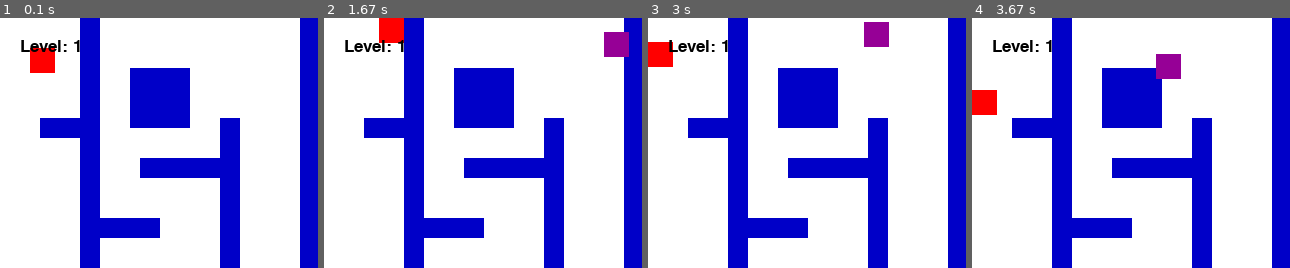
Above: before the commit, frames 1-4 (left to right).
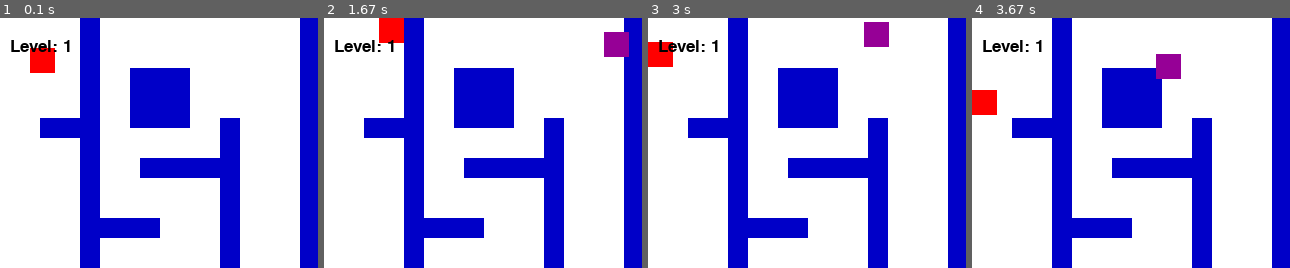
Above: after the commit, the same moments.

Repository: ruizmari192/RuizMarinaICS3C
Game: pygame game, started from pygame-assignment4.py
Two runs of this game, one before a commit and one after it. Both use one fixed random seed, a clock stepped at 60 frames per second and the inputs below.
Inputs:
- Up to frame 1 (0.1 s): no input
- Up to frame 2 (1.67 s): hold Space 0.33-0.8 s; hold Right 0.33-0.8 s; hold Up from 1.33 s (still down)
- Up to frame 3 (3 s): release Up at 1.8 s; hold Left 2.33-2.87 s; hold Down from 2.9 s (still down)
- Up to frame 4 (3.67 s): release Down at 3.2 s
The pictures show only the part of the screen within x 0-50%, y 0-50%; the shares and areas given below are measured in that part.

The runs differ from the first frame. In frame 1, 0.5% of the frame differs, in the area x 3-26%, y 8-14%; in frame 2, 0.5%; in frame 3, 0.5%; in frame 4, 0.5%.

Commit message:
today i worked through my code for level 2, i still have to work through level 2 because it doesn't work. it doesn't print what i wrote (which is go to level 2 after finishing level 1)

Diff:
--- a/pygame-assignment4.py
+++ b/pygame-assignment4.py
@@ -92,6 +92,8 @@
 
 
 pygame.init()
+pygame.font.init()
+
 # Set screen resolution
 SCREEN_WIDTH = 700
 SCREEN_HEIGHT = 500
@@ -105,6 +107,8 @@
 PURPLE = (150, 0, 150)
 ORANGE = (255, 128, 0)
 YELLOW = (255, 255, 0)
+GOLD = (225, 215, 0)
+BROWN = (165, 42, 42)
 
 #for level 2:
 stars = [
@@ -113,11 +117,6 @@
     pygame.Rect(640, 100, 15, 15)
 ]
 
-star1_active = True
-star2_active = True
-star3_active = True
-
-
 
 # Create the game window
 screen = pygame.display.set_mode((SCREEN_WIDTH, SCREEN_HEIGHT))
@@ -129,6 +128,10 @@
 player_y = 30
 player = pygame.Rect (30, 30, player_size, player_size)
 speed = 4
+
+#set up music
+pygame.mixer.music.load("atlasaudio-arcade-game-617542.mp3")
+pygame.mixer.music.play(-1)
 
 #set up the enemies
 
@@ -178,13 +181,14 @@
 gate_open = False #to track if the gate is open
 
 current_level = 1 #to establish the levels
-freeze_transition_screen = False #to have a condition for when I freeze the game
 
 # Set up the game
 clock = pygame.time.Clock()
 running = True
-won = False
+won1 = False
+won2 = False
 lost = False
+menu_screen = False #to have a condition for when I freeze the game
 
 
 # Main game loop
@@ -194,24 +198,26 @@
         if event.type == pygame.QUIT:
             running = False
 
-        if event.type == pygame.KEYDOWN:
-            if event.key == pygame.K_SPACE and freeze_transition_screen:
-                #to pass to level 2, reset the player and end the waiting window
-                current_level = 2
-                player.x = 30
-                player.y = 30
-                walls.append(gate_wall)
-                freeze_transition_screen = False
+ #       if event.type == pygame.KEYDOWN:
+  #          if event.key == pygame.K_SPACE and freeze_transition_screen:
+   #             #to pass to level 2, reset the player and end the waiting window
+    #            current_level = 2
+     #           player.x = 30
+      #          player.y = 30
+       #         walls.append(gate_wall)
+       #         freeze_transition_screen = False
+
 
     #get the keys being pressed
     keys = pygame.key.get_pressed ()
 
-    if not won and not lost and not freeze_transition_screen: #to play only if I didnt win
-
-        handle_player_movement(keys, player, speed, walls)
+    if not won1 and not lost and not menu_screen: #to play only if I didnt win
+
+        handle_player_movement(keys, player, speed, walls) #call the function to check movement and wall collision
         player_x = player.x
         player_y = player.y
-        check_bounds(player, SCREEN_WIDTH, SCREEN_HEIGHT)
+
+        check_bounds(player, SCREEN_WIDTH, SCREEN_HEIGHT) #call the function to check the boundaries
 
         #set the enemies movement logic (towards the player)
         # enemy one chase logic:
@@ -272,27 +278,37 @@
                 enemy2_y = 0
                 bullet_active = False
 
-        if current_level == 2:
-            for star in reversed(stars):
-                if player.colliderect(star):
-                    stars.remove(star) # Safely delete the star from our list
+        if player.colliderect(exit_rect):
+            current_level = 2
+            won1 = True
+            memu_screen = True
+
+    elif current_level == 2 and won1 == True and menu_screen == False:
+        for star in reversed(stars):
+            if player.colliderect(star):
+                stars.remove(star) # Safely delete the star from our list
             if not stars and not gate_open:
                 if gate_wall in walls:
                     walls.remove(gate_wall)
-                gate_open = True
-
-
+                    gate_open = True
 
         #to keep the player within the screen bounds
         check_bounds(player, SCREEN_WIDTH, SCREEN_HEIGHT)
 
 
         #check if the player won
-        if player.colliderect(exit_rect):
-            won = True
+       # if player.colliderect(exit_rect):
+          #  won = True
+
+    #if won1 and current_level == 2 and menu_screen == True:
+
+
+
+
 
 #DRAWING:
   # Draw the background
+
     screen.fill(WHITE)
 
 
@@ -318,23 +334,23 @@
     #draw the text for the level
     font_level = pygame.font.SysFont(None, 25)
     level_text = font_level.render("Level: " + str(current_level), True, BLACK) #to convert the text into image
-    screen.blit(level_text, (20, 20))
+    screen.blit(level_text, (10, 20))
 
     if bullet_active:
         pygame.draw.rect(screen, YELLOW, (bullet_x, bullet_y, 15, 15))
 
-    if freeze_transition_screen:
+    if won1 and current_level == 2 and menu_screen == True:
         font = pygame.font.SysFont(None, 40)
         message = font.render("Level 2: Press SPACE to Play", True, BLACK)
-        pygame.draw.rect(screen, WHITE, (130, 160, 440, 60))
-
+        screen.blit(message, (150, 175))
+
+    if won1 and current_level == 2 and menu_screen == False: #after menu screen
     #draw the stars
-    if current_level == 2:
         for star in stars:
             pygame.draw.rect(screen, GOLD, star)
 
     # Display the winning message
-    if won:
+    if won2:
         font = pygame.font.SysFont(None, 48)
         message = font.render("YOU WIN!", True, BLACK)
         screen.blit(message, (220, 180))
Not shown, added: atlasaudio-arcade-game-617542.mp3
